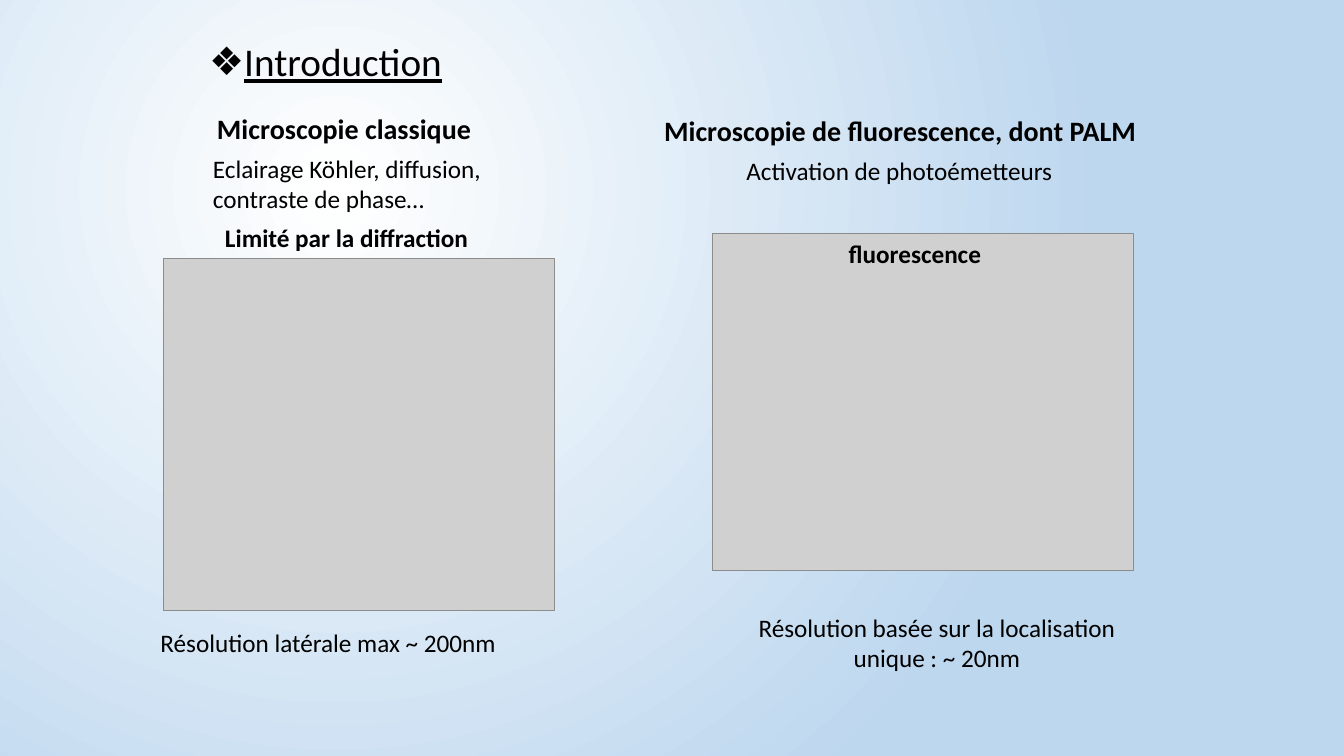
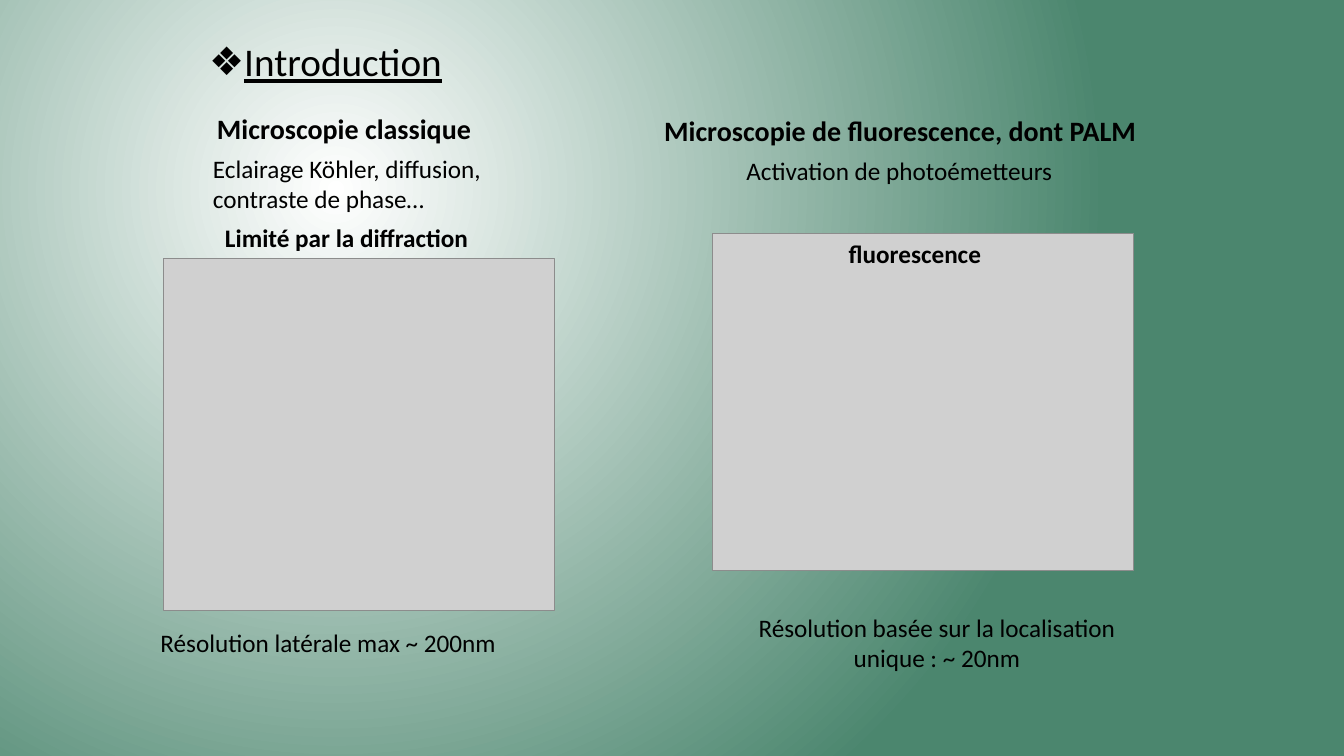
Before and after one commit to Killian-Herveau/PIMS, a slide deck: slide 2 of Pres_Avril/PresentationPIMSAvril.pptx. Drawn at 1344x756 pixels with LibreOffice and Linux fonts; fonts in the diff are those of the drawing; grey boxes stand for pictures. Boxes give left, top, right and bottom in pixels: in the first picture for what was removed or moved away, otherwise in the second. Text is boxed around its words. In the diff, an @@ line names an element or a change of style, - is before the commit and + after.

```diff
--- a/Pres_Avril/PresentationPIMSAvril.pptx
+++ b/Pres_Avril/PresentationPIMSAvril.pptx
@@ background gradient #FFFFFF to #BDD7EE to gradient #FFFFFF to #4B866E @@
```
Also in this commit, not shown: 9 other slides changed, 5 slides added, 6 slides removed, 3 other files.
